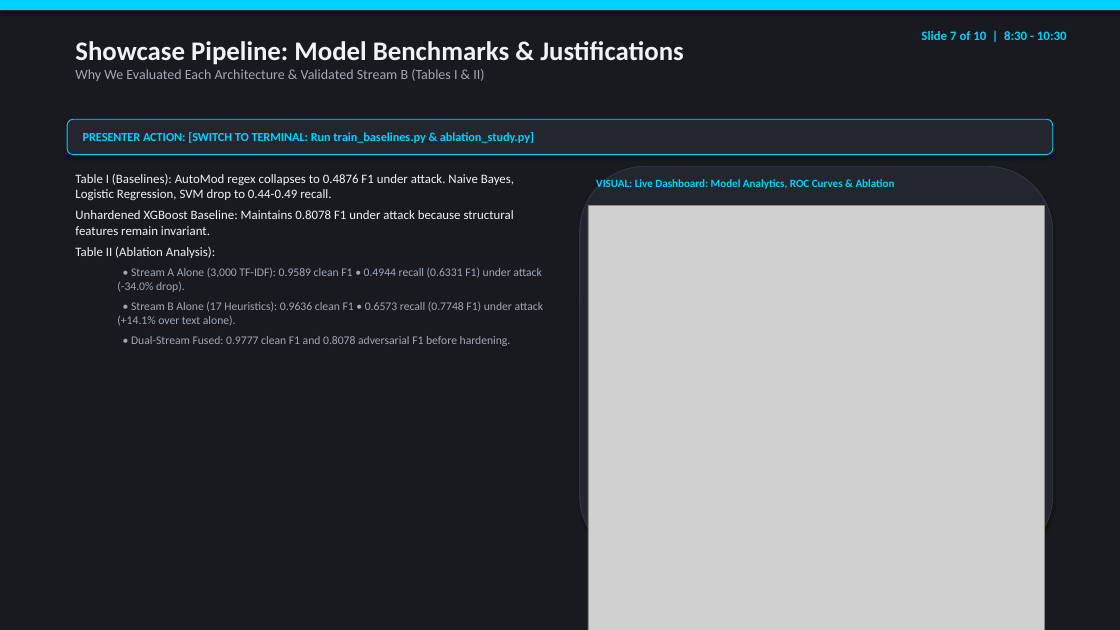
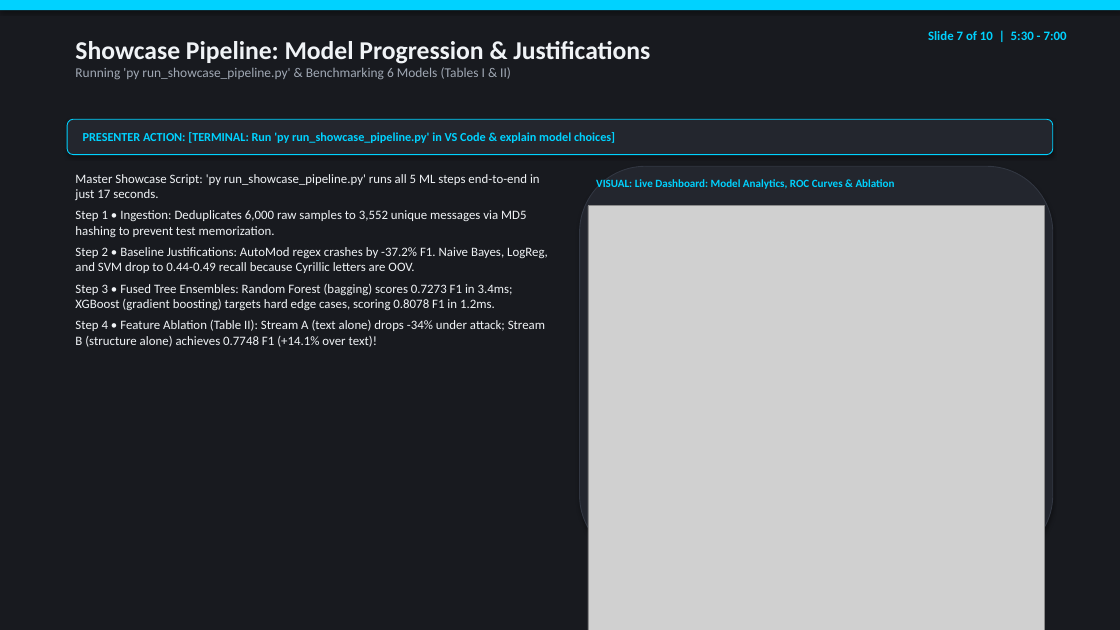
Before and after one commit to danvse/ML_DM_Discord_Phishing, a slide deck: slide 7 of docs/slides/DEMO_PRESENTATION_SLIDES.pptx. Drawn at 1120x630 pixels with LibreOffice and Linux fonts; fonts in the diff are those of the drawing; grey boxes stand for pictures. Boxes give left, top, right and bottom in pixels: in the first picture for what was removed or moved away, otherwise in the second. Text is boxed around its words. In the diff, an @@ line names an element or a change of style, - is before the commit and + after.

```diff
--- a/docs/slides/DEMO_PRESENTATION_SLIDES.pptx
+++ b/docs/slides/DEMO_PRESENTATION_SLIDES.pptx
@@ text at bbox=[75, 41, 650, 80]: text changed; size 12 to 11.5 pt @@
-Showcase Pipeline: Model Benchmarks & Justifications
-Why We Evaluated Each Architecture & Validated Stream B (Tables I & II)
+Showcase Pipeline: Model Progression & Justifications
+Running 'py run_showcase_pipeline.py' & Benchmarking 6 Models (Tables I & II)
@@ text at bbox=[928, 31, 1067, 40]: text changed @@
-Slide 7 of 10 | 8:30 - 10:30
+Slide 7 of 10 | 5:30 - 7:00
@@ text in rounded rectangle at bbox=[83, 132, 615, 143]: text changed @@
-PRESENTER ACTION: [SWITCH TO TERMINAL: Run train_baselines.py & ablation_study.py]
+PRESENTER ACTION: [TERMINAL: Run 'py run_showcase_pipeline.py' in VS Code & explain model choices]
@@ text at bbox=[75, 174, 548, 347]: text changed; size 10 to 11 pt; text colour #A0A8B4 to #F0F3F6 @@
-Table I (Baselines): AutoMod regex collapses to 0.4876 F1 under attack. Naive Bayes, Logistic Regression, SVM drop to 0.44-0.49 recall.
-Unhardened XGBoost Baseline: Maintains 0.8078 F1 under attack because structural features remain invariant.
-Table II (Ablation Analysis):
-  • Stream A Alone (3,000 TF-IDF): 0.9589 clean F1 • 0.4944 recall (0.6331 F1) under attack (-34.0% drop).
-  • Stream B Alone (17 Heuristics): 0.9636 clean F1 • 0.6573 recall (0.7748 F1) under attack (+14.1% over text alone).
-  • Dual-Stream Fused: 0.9777 clean F1 and 0.8078 adversarial F1 before hardening.
+Master Showcase Script: 'py run_showcase_pipeline.py' runs all 5 ML steps end-to-end in just 17 seconds.
+Step 1 • Ingestion: Deduplicates 6,000 raw samples to 3,552 unique messages via MD5 hashing to prevent test memorization.
+Step 2 • Baseline Justifications: AutoMod regex crashes by -37.2% F1. Naive Bayes, LogReg, and SVM drop to 0.44-0.49 recall because Cyrillic letters are OOV.
+Step 3 • Fused Tree Ensembles: Random Forest (bagging) scores 0.7273 F1 in 3.4ms; XGBoost (gradient boosting) targets hard edge cases, scoring 0.8078 F1 in 1.2ms.
+Step 4 • Feature Ablation (Table II): Stream A (text alone) drops -34% under attack; Stream B (structure alone) achieves 0.7748 F1 (+14.1% over text)!
```
Also in this commit, not shown: 9 other slides changed, 2 other files.
